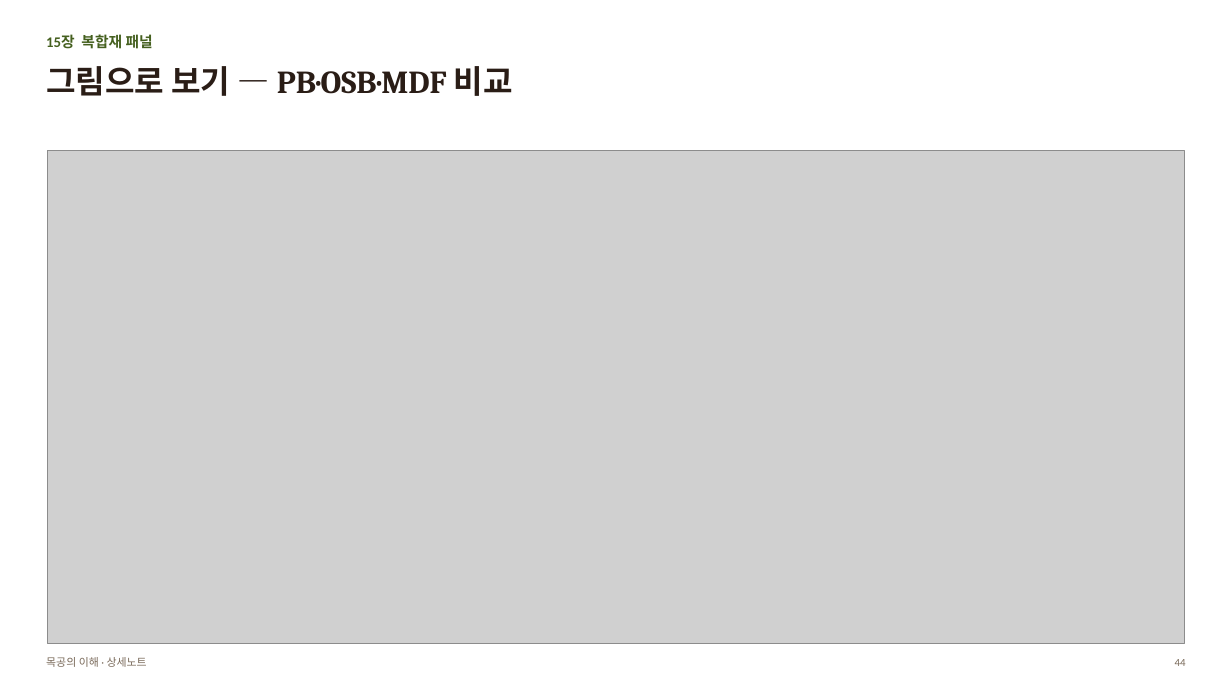
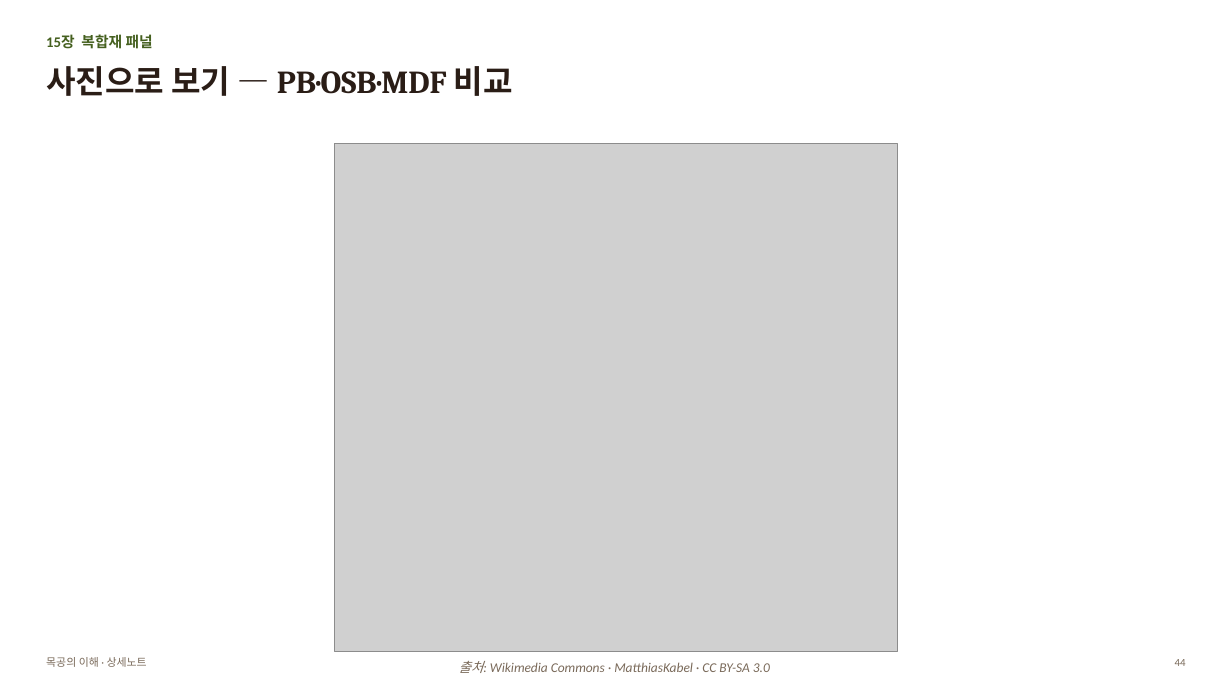
Before and after one commit to nskim4690-tech/my-workspace, a slide deck: slide 44 of 젠트리/목공방/공부방/목공의_이해/목공의_이해_상세노트.pptx. Drawn at 1232x693 pixels with LibreOffice and Linux fonts; fonts in the diff are those of the drawing; grey boxes stand for pictures. Boxes give left, top, right and bottom in pixels: in the first picture for what was removed or moved away, otherwise in the second. Text is boxed around its words. In the diff, an @@ line names an element or a change of style, - is before the commit and + after.

```diff
--- a/젠트리/목공방/공부방/목공의_이해/목공의_이해_상세노트.pptx
+++ b/젠트리/목공방/공부방/목공의_이해/목공의_이해_상세노트.pptx
@@ text at box(46, 66, 513, 96): text changed @@
-그림으로 보기 — PB·OSB·MDF 비교
+사진으로 보기 — PB·OSB·MDF 비교
@@ picture added at box(335, 143, 897, 652) @@
@@ picture removed at box(48, 151, 1185, 644) @@
@@ text added at box(459, 661, 770, 673), 10.5 pt, text #7A6A5A, italic @@
+출처: Wikimedia Commons · MatthiasKabel · CC BY-SA 3.0
```
Also in this commit, not shown: 18 other slides changed, 1 other file.
